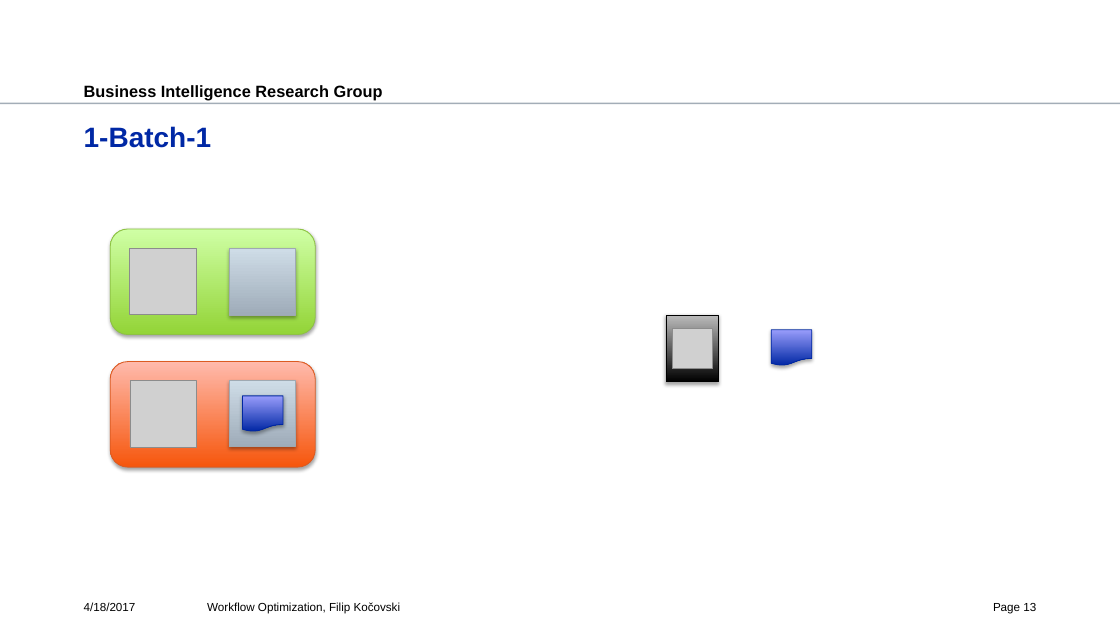
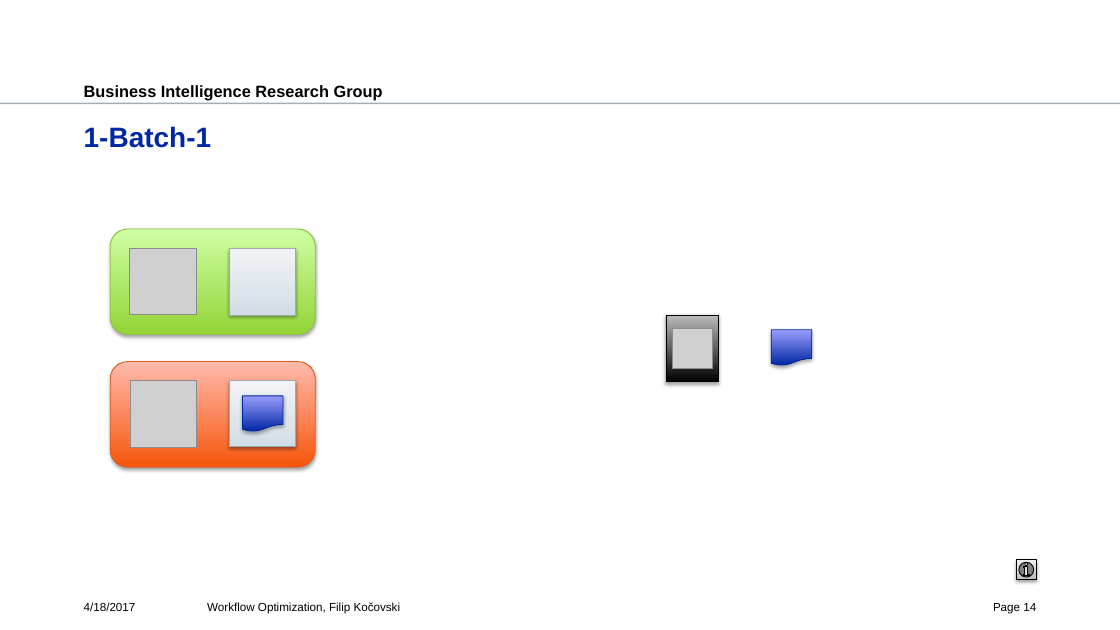
Before and after one commit to fkocovski/mt_presentation, a slide deck: slide 14 of Workflow Optimization.pptx (slide 13 before the commit). Drawn at 1120x630 pixels with LibreOffice and Linux fonts; fonts in the diff are those of the drawing; grey boxes stand for pictures; background and template pictures are left out. Boxes give left, top, right and bottom in pixels: in the first picture for what was removed or moved away, otherwise in the second. Text is boxed around its words. In the diff, an @@ line names an element or a change of style, - is before the commit and + after.

```diff
--- a/Workflow Optimization.pptx
+++ b/Workflow Optimization.pptx
@@ rectangle at bbox=[229, 249, 296, 315]: fill gradient #A0ADBA to #CEDBE8 to gradient #D0DBE6 to #DDE5ED to #F2F5F8; shadow changed @@
@@ rectangle at bbox=[229, 381, 296, 447]: fill gradient #A0ADBA to #CEDBE8 to gradient #D0DBE6 to #DDE5ED to #F2F5F8; shadow changed @@
@@ action button information added at bbox=[1017, 560, 1037, 580], fill gradient #BDBDBD to #D1D1D1 to #EEEEEE, outline #000000 0.75 pt @@
@@ page number at bbox=[993, 603, 1036, 613]: text changed @@
-Page 13
+Page 14
```
Also in this commit, not shown: 7 other slides changed, 2 slides added.
